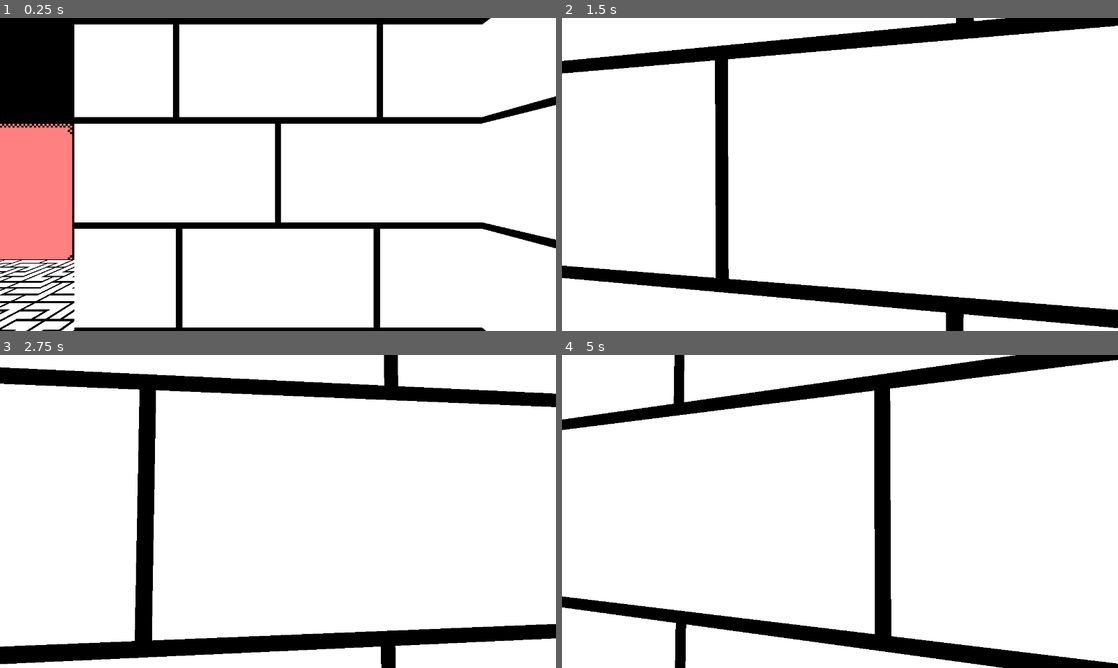
Above: before the commit, frames 1-4 (two rows, left to right).
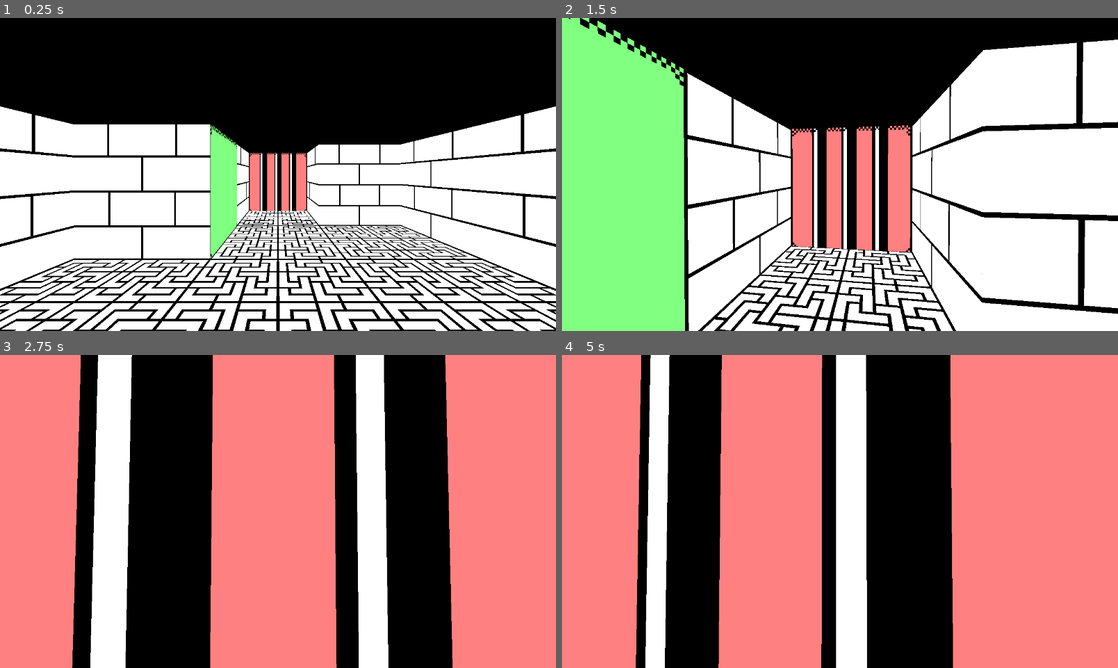
Above: after the commit, the same moments.

Repository: Juksuu/FGJ2026
Game: Godot game, scene res://scenes/juksu_testing.tscn
The game is run twice, just before and just after one commit, with the same random seed, the same clock (stepped at 60 frames per second) and the same inputs.
Inputs (mouse positions are in pixels of both pictures, inside the frame that each line leads up to):
- Up to frame 1 (0.25 s): no input
- Up to frame 2 (1.5 s): tap Enter at 0.5 s; move the mouse to (867, 174) at 0.52 s; hold Mouse wheel down (inv_next) 0.53-1.28 s; hold W (move_forward) from 0.53 s (still down); move the mouse to (812, 174) at 1.27 s; tap Q (inv_previous) at 1.35 s
- Up to frame 3 (2.75 s): keep holding W (move_forward); move the mouse to (289, 505) at 2.02 s; right-click (289, 505) at 2.1 s
- Up to frame 4 (5 s): keep holding W (move_forward); move the mouse to (834, 517) at 2.77 s; click (834, 517) at 2.85 s; move the mouse to (878, 514) at 3.52 s; hold Mouse wheel down (inv_next) 3.53-4.28 s; move the mouse to (795, 508) at 4.27 s; tap Q (inv_previous) at 4.35 s

The runs differ from the first frame. In frame 1, 51% of the frame differs, in the area x 0-100%, y 0-100%; in frame 2, 55%; in frame 3, 84%; in frame 4, 87%.

Commit message:
Fix stuff

Diff:
--- a/scripts/door.gd
+++ b/scripts/door.gd
@@ -36,3 +36,6 @@
 
 func has_been_culled() -> bool:
 	return not cullable or is_culled
+
+func should_be_culled() -> bool:
+	return cullable
--- a/scripts/mapGenerator.gd
+++ b/scripts/mapGenerator.gd
@@ -17,7 +17,7 @@
 
 func load_level(level: int) -> void:
 	level_map = []
-	var json_as_text = FileAccess.get_file_as_string(level_1_Data)
+	var json_as_text = FileAccess.get_file_as_string(level_0_Data)
 	var level_data = JSON.parse_string(json_as_text)
 
 	var height = level_data.rooms.size()
--- a/scripts/room.gd
+++ b/scripts/room.gd
@@ -50,6 +50,7 @@
 	if node.name != "Player":
 		pass
 	print("winnings")
+	RenderingServer.global_shader_parameter_set("mask_color", Vector4(1,1,1,1))
 	if Input.get_mouse_mode() == Input.MOUSE_MODE_CAPTURED:
 		Input.set_mouse_mode(Input.MOUSE_MODE_VISIBLE)
 	get_tree().change_scene_to_file("res://scenes/main_menu.tscn")
@@ -95,7 +96,7 @@
 
 func check_openness(keys = null):
 	for door in doors:
-		if keys == null and door.has_been_culled():
+		if keys == null and door.has_been_culled() and door.should_be_culled():
 			door.toggle_door(true)
 		elif keys != null and Globals.COLOR_OPTIONS[keys] == door.key_color and door.has_been_culled():
 			door.toggle_door(true)
